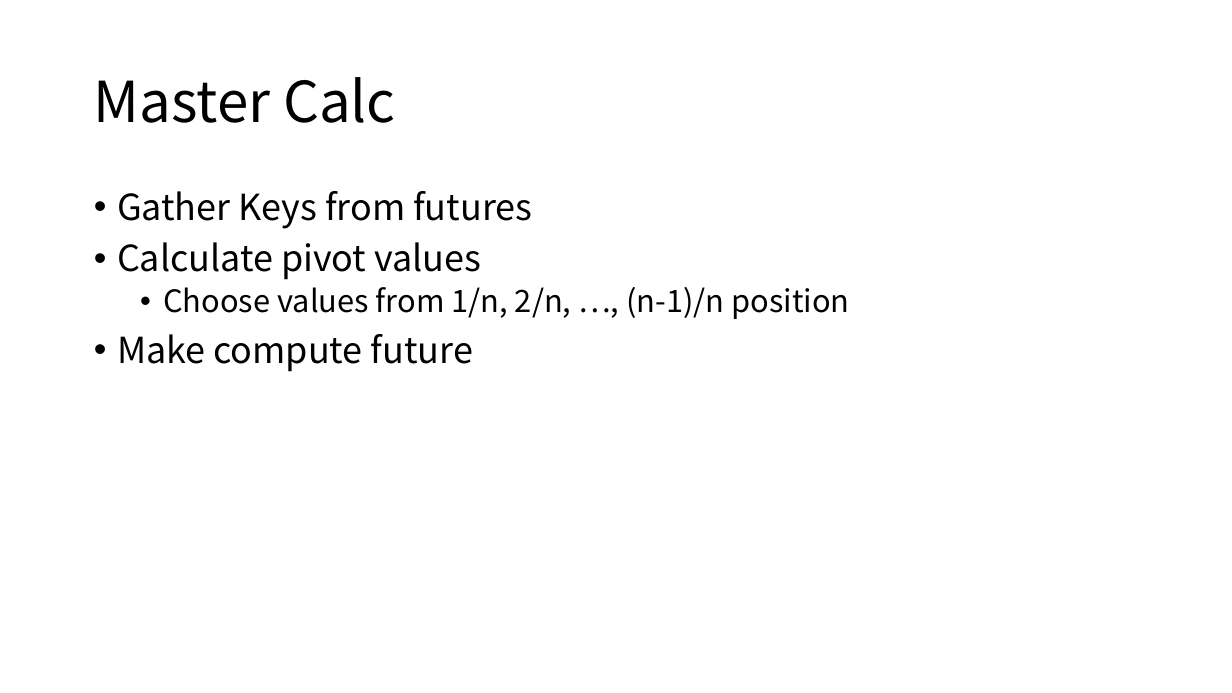
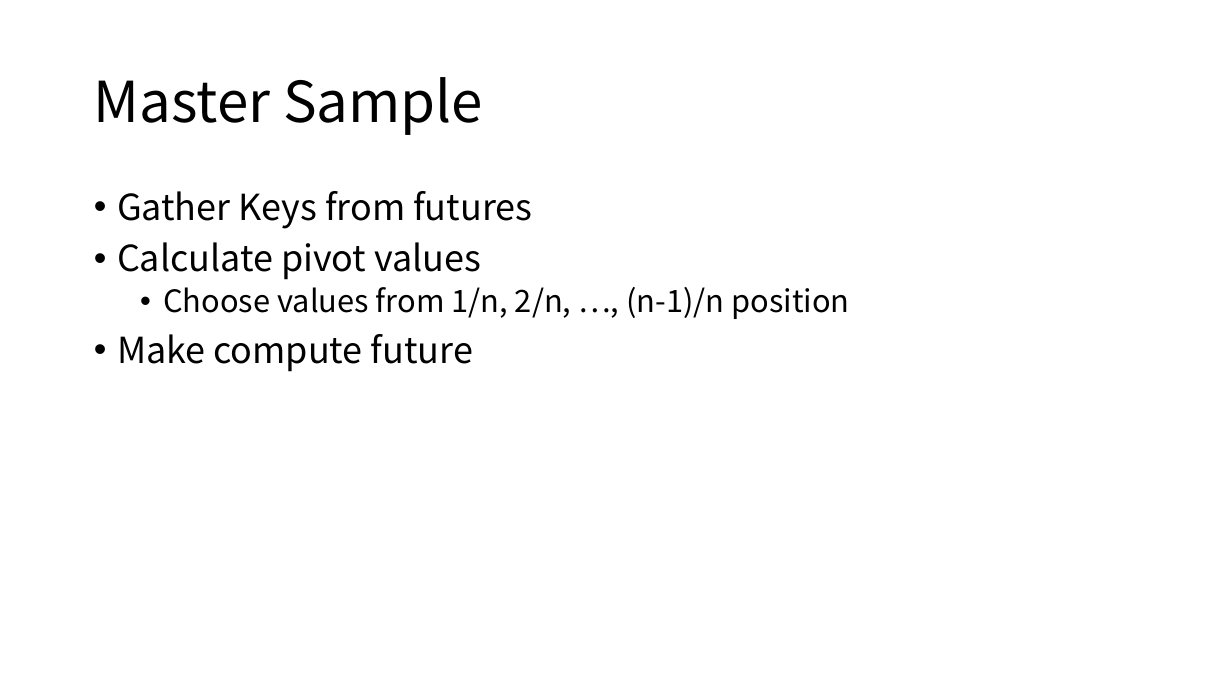
Before and after one commit to Eyebrowmoon/CS490, a slide deck: slide 14 of project.pptx. Drawn at 1232x693 pixels with LibreOffice and Linux fonts; fonts in the diff are those of the drawing. Boxes give left, top, right and bottom in pixels: in the first picture for what was removed or moved away, otherwise in the second. Text is boxed around its words. In the diff, an @@ line names an element or a change of style, - is before the commit and + after.

```diff
--- a/project.pptx
+++ b/project.pptx
@@ title at [94, 77, 483, 135]: text changed @@
-Master Calc
+Master Sample
```
Also in this commit, not shown: 9 other slides changed, 5 slides added, 2 slides removed.
